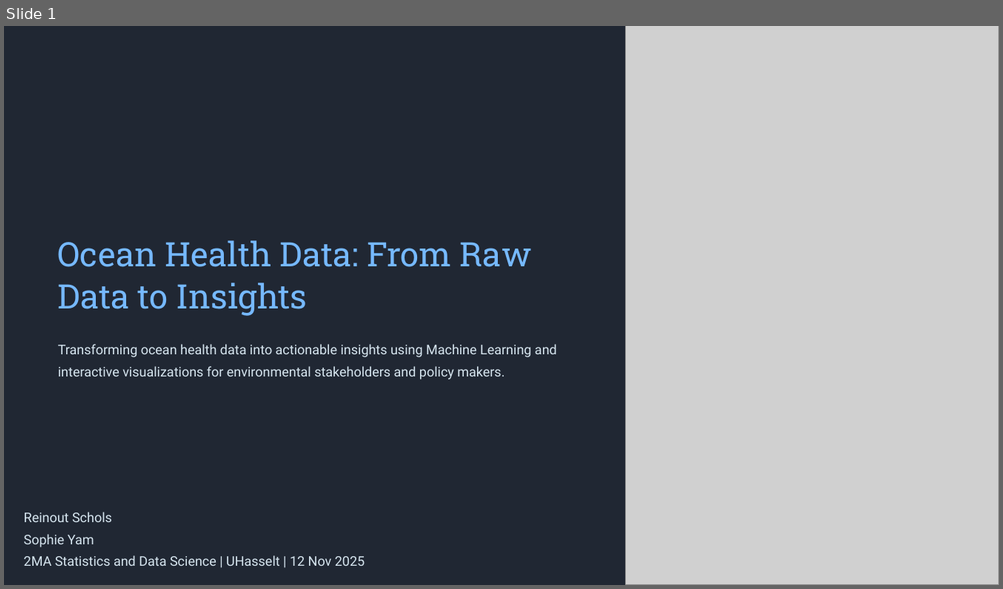
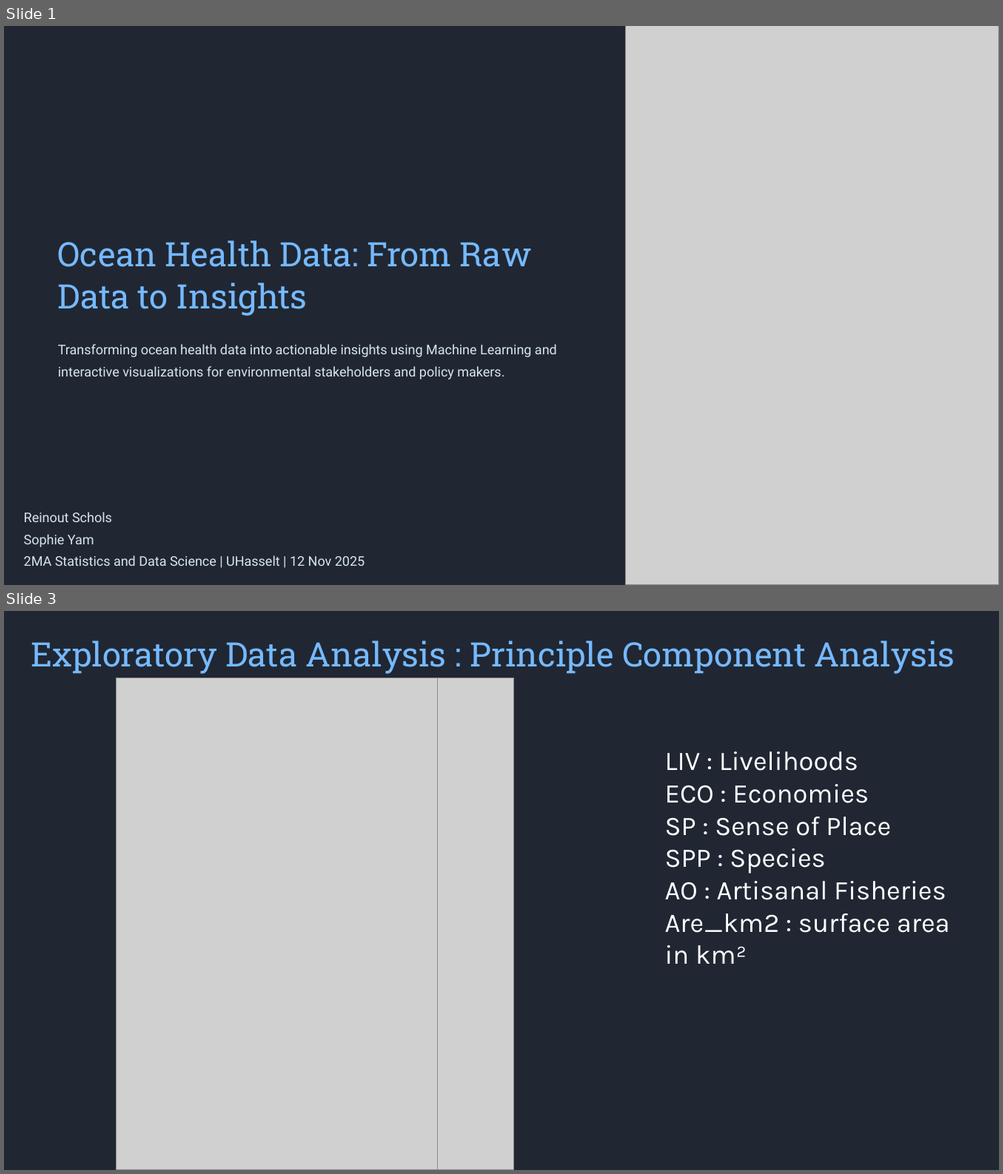
Before and after one commit to syam3500/hackthefuture2025, a slide deck: presentation.pptx. Shown one above the other, each under a label of ours: slide 1 before the commit, slides 1 and 3 after it; the slides between them are not shown. The pictures are 1003x589 and 1003x1174 pixels, drawn with LibreOffice and Linux fonts; fonts in the diff are those of the drawing; grey boxes stand for pictures; background and template pictures are left out. Boxes give left, top, right and bottom in pixels: in the first picture for what was removed or moved away, otherwise in the second. Text is boxed around its words. In the diff, an @@ line names an element or a change of style, - is before the commit and + after.

```diff
--- a/presentation.pptx
+++ b/presentation.pptx
@@ slide 3 added at [4,611,999,1170], background #FFFFFF; not listed: 1 template element that a slide beside it also shows @@
@@ text added at [31,641,955,674], 32.5 pt, text #76B9FF @@
+Exploratory Data Analysis : Principle Component Analysis
@@ picture added at [116,678,437,1170] @@
@@ picture added at [438,678,514,1170] @@
@@ text added at [665,752,950,964], 26 pt, text #FFFFFF @@
+LIV : Livelihoods
+ECO : Economies
+SP : Sense of Place
+SPP : Species
+AO : Artisanal Fisheries
+Are_km2 : surface area in km²
```
Also in this commit, not shown: 3 slides changed, 1 other slide added, 1 slide removed, 1 other file.
